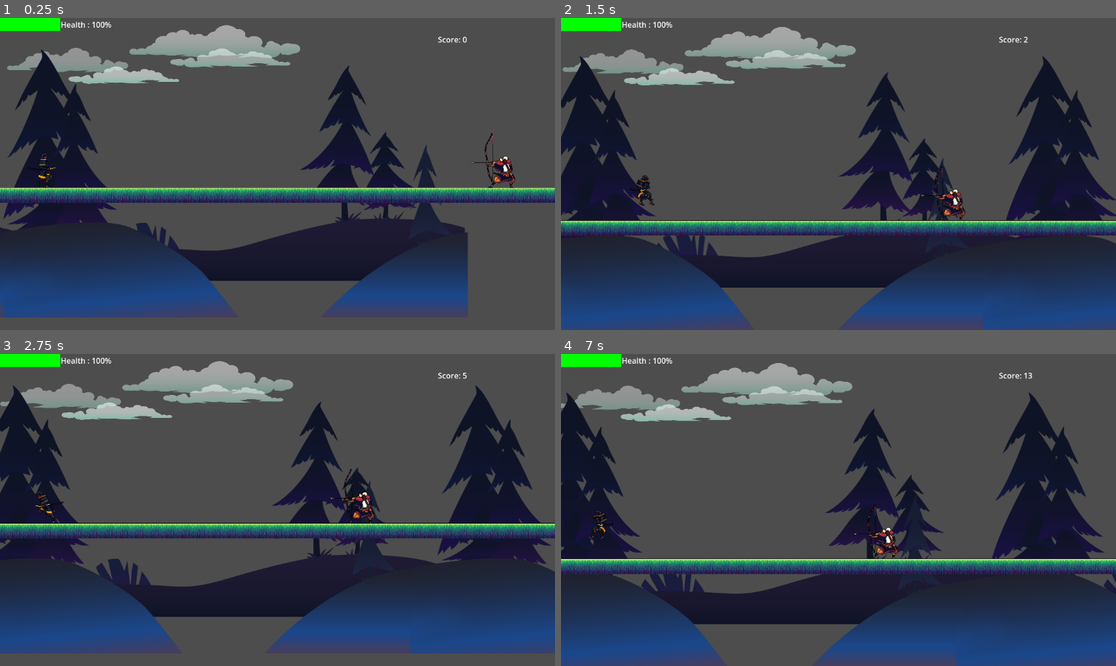
Above: before the commit, frames 1-4 (two rows, left to right).
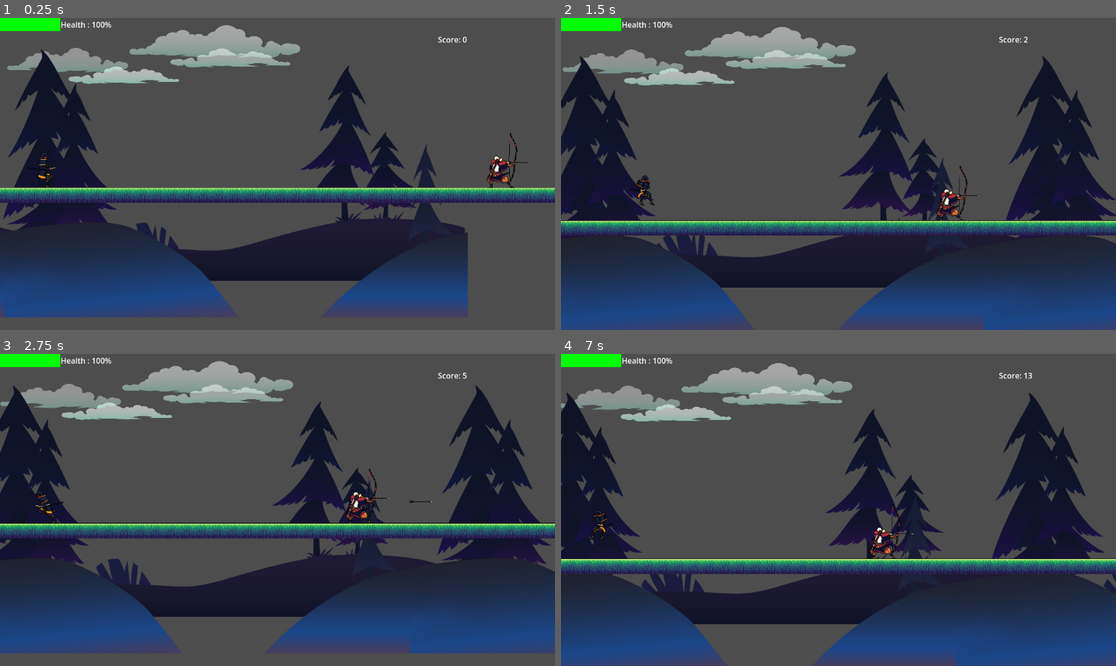
Above: after the commit, the same moments.

Repository: LapaGameDevStudio/PetitNinjaRunner
Game: Godot game, scene res://Main.tscn
Two runs of this game, one before a commit and one after it. Both use one fixed random seed, a clock stepped at 60 frames per second and the inputs below.
Inputs:
- Up to frame 1 (0.25 s): no input
- Up to frame 2 (1.5 s): tap Enter (ui_accept) at 0.5, 0.77 s; hold Right (ui_right) from 0.53 s (still down)
- Up to frame 3 (2.75 s): tap Enter (ui_accept) at 1.52 s; release Right (ui_right) at 2.03 s; hold Left (ui_left) from 2.03 s (still down)
- Up to frame 4 (7 s): release Left (ui_left) at 2.78 s; hold Right (ui_right) 2.78-4.28 s; tap Enter (ui_accept) at 3.02, 3.77, 4.52, 6.02, 6.77 s; hold Left (ui_left) 4.28-5.03 s; hold Right (ui_right) 5.03-5.78 s; hold Left (ui_left) from 5.78 s (still down)

The runs differ from the first frame. In frame 1, 0.4% of the frame differs, in the area x 85-96%, y 36-55%; in frame 2, 0.4%; in frame 3, 0.4%; in frame 4, 0.4%.

Commit message:
issue27 - tried to fix the issue of direction draft1

Diff:
--- a/Main.tscn
+++ b/Main.tscn
@@ -350,7 +350,6 @@
 scale = Vector2(1.08594, 1.0625)
 sprite_frames = SubResource("SpriteFrames_sc1dx")
 animation = &"RUNNING"
-frame_progress = 0.728678
 
 [node name="JumpSound" type="AudioStreamPlayer2D" parent="Player"]
 stream = ExtResource("4_03owx")
@@ -446,5 +445,6 @@
 
 [node name="NinjaEnemy" parent="." instance=ExtResource("14_c2ibq")]
 position = Vector2(334, -26)
+arrow_test_position = Vector2(500, -150)
 
 [connection signal="pressed" from="GameOver_UI/Button" to="." method="_on_restart_button_pressed"]
--- a/ninja_enemy.gd
+++ b/ninja_enemy.gd
@@ -3,20 +3,16 @@
 @export var EnemyArrow: PackedScene
 @export var throw_interval: float = 2.0
 @export var arrow_speed: float = 400.0
+@export var arrow_test_position: Vector2 = Vector2(500, -150)
 
 var player: Node2D = null
 
-func _process(delta):
-	if player:
-		var to_player = player.global_position.x - global_position.x
-		#$CharacterBody2D.scale.x = -1 if to_player < 0 else 1
-		$CharacterBody2D/AnimatedSprite2D.flip_h = to_player < 0
-
 func _ready():
+	player = $"../Player"
 	$ThrowTimer.wait_time = throw_interval
-	$ThrowTimer.timeout.connect(_on_throw_timer_timeout)
+	if not $ThrowTimer.timeout.is_connected(_on_throw_timer_timeout):
+		$ThrowTimer.timeout.connect(_on_throw_timer_timeout)
 	$ThrowTimer.start()
-	print("ArrowSpawnPoint position:", $CharacterBody2D/ArrowSpawnPoint.global_position)
 
 func _on_throw_timer_timeout():
 	print("Timer timeout fired")
@@ -28,15 +24,21 @@
 		return
 
 	var arrow = EnemyArrow.instantiate()
-	var dir = -1 if (player.global_position.x - global_position.x) < 0 else 1
 
-	var spawn_pos = $CharacterBody2D/ArrowSpawnPoint.global_position
-	spawn_pos.x += 10 * dir
-	#arrow.global_position = spawn_pos
-	arrow.global_position = Vector2(500, -150)
+	# point fixe où spawn la flèche
+	var fixed_pos = arrow_test_position
+
+	# calcul direction : si player est à gauche du point fixe => dir = -1 (gauche), sinon 1 (droite)
+	var dir = -1 if player.global_position.x < fixed_pos.x else 1
+
+	# positionne la flèche au point fixe
+	arrow.global_position = fixed_pos
+
 	get_tree().current_scene.add_child(arrow)
 
-	arrow.set_direction(dir)
+	# donne la direction à la flèche
+	arrow.set_direction(-1)
 
-	print("Arrow spawn position:", spawn_pos)
-	print("Arrow parent:", arrow.get_parent())
+	print("player.global_position.x:", player.global_position.x)
+	print("Arrow spawn position:", fixed_pos)
+	print("Arrow direction:", dir)
Not shown: 1 places in ninja_enemy.tscn that only renumber resources
